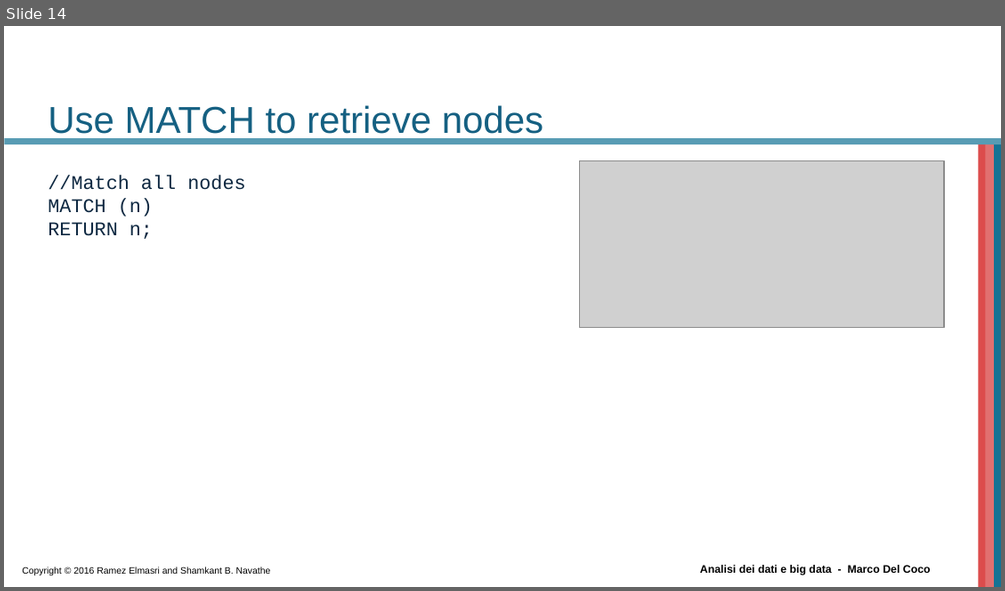
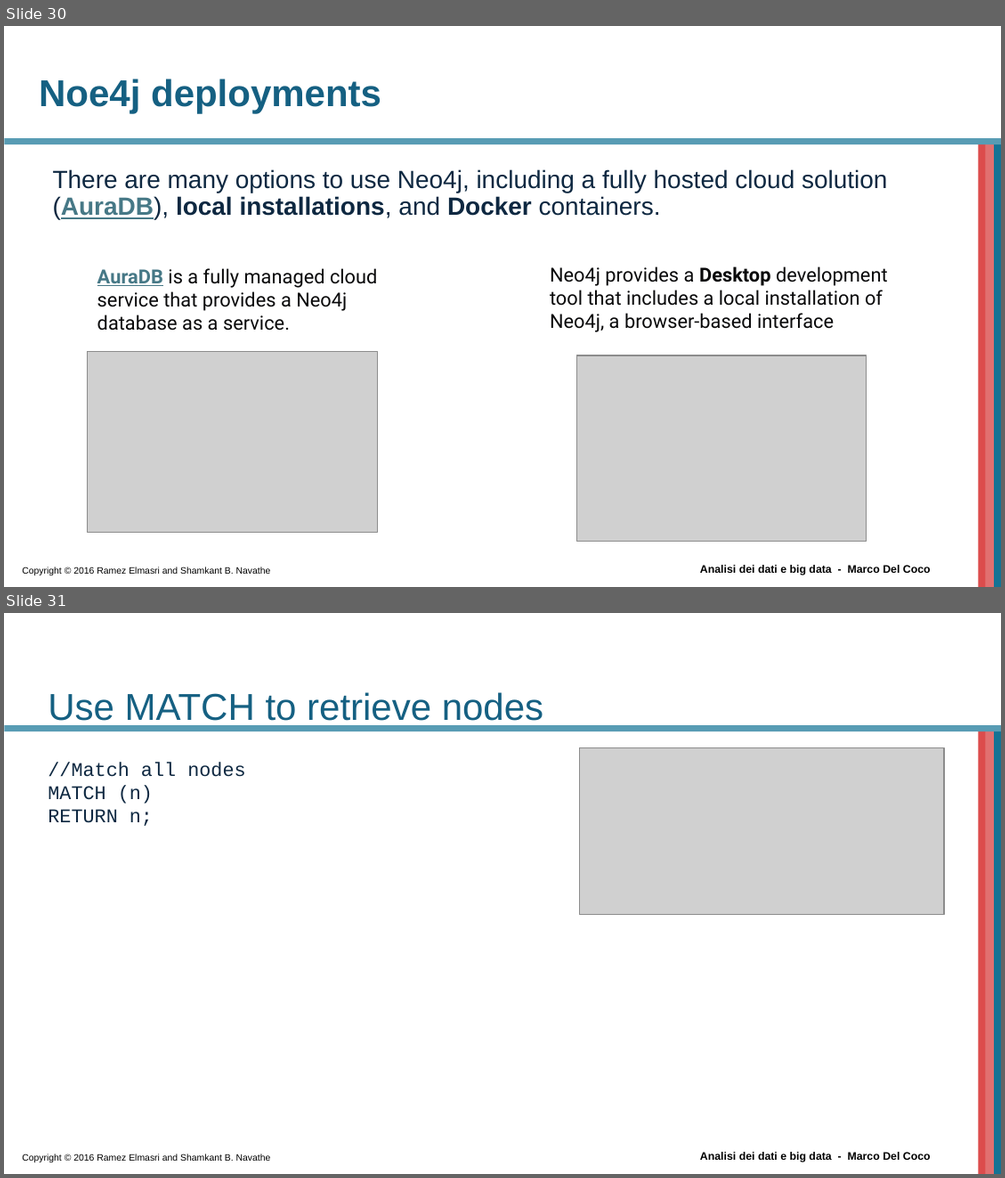
Before and after one commit to beppe2hd/AnalisiDati_BigData, a slide deck: materials/Introduction to Cypher.pptx. Shown one above the other, each under a label of ours: slide 14 before the commit, slides 30 and 31 after it. The pictures are 1005x591 and 1005x1178 pixels, drawn with LibreOffice and Linux fonts; fonts in the diff are those of the drawing; grey boxes stand for pictures; background and template pictures are left out. Boxes give left, top, right and bottom in pixels: in the first picture for what was removed or moved away, otherwise in the second. Text is boxed around its words. In the diff, an @@ line names an element or a change of style, - is before the commit and + after.

```diff
--- a/materials/Introduction to Cypher.pptx
+++ b/materials/Introduction to Cypher.pptx
@@ slide 30 added at (x1=4, y1=26, x2=1001, y2=587), background #FFFFFF; not listed: 6 template elements that a slide beside it also shows @@
@@ title added at (x1=39, y1=79, x2=381, y2=113), 27 pt, text #156082, bold @@
+Noe4j deployments
@@ text added at (x1=53, y1=169, x2=887, y2=219), 18 pt, text #0E2841 @@
+There are many options to use Neo4j, including a fully hosted cloud solution (AuraDB), local installations, and Docker containers.
@@ text added at (x1=97, y1=268, x2=377, y2=330), 14 pt, text #09090A @@
+AuraDB is a fully managed cloud service that provides a Neo4j database as a service.
@@ text added at (x1=550, y1=266, x2=888, y2=332), 14 pt, text #09090A @@
+Neo4j provides a Desktop development tool that includes a local installation of Neo4j, a browser-based interface
@@ picture added at (x1=88, y1=352, x2=378, y2=532) @@
@@ picture added at (x1=576, y1=355, x2=866, y2=540) @@
@@ what was slide 14 is now slide 31 @@
```
Also in this commit, not shown: 2 slides changed, 17 other slides added, 1 slide removed, 2 other files.
